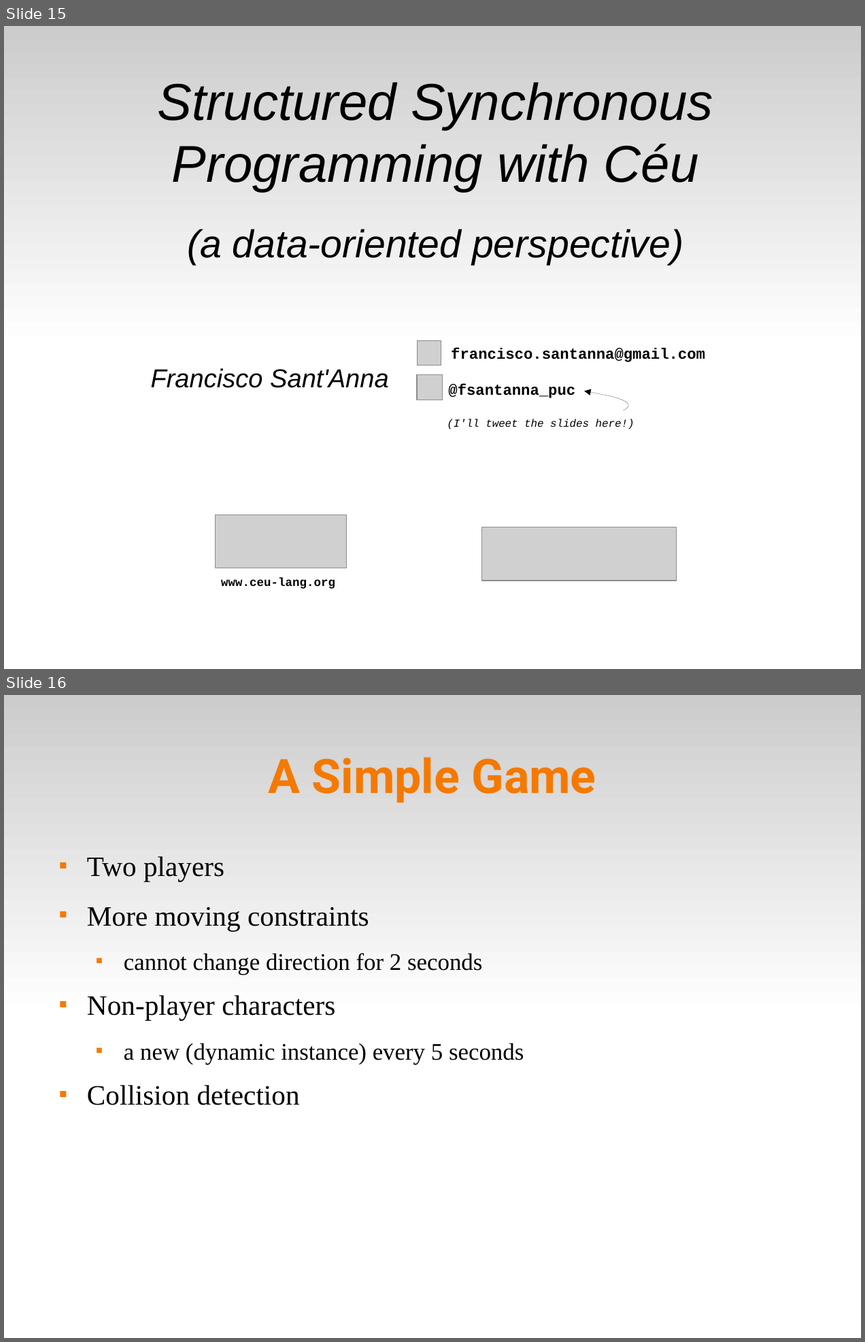
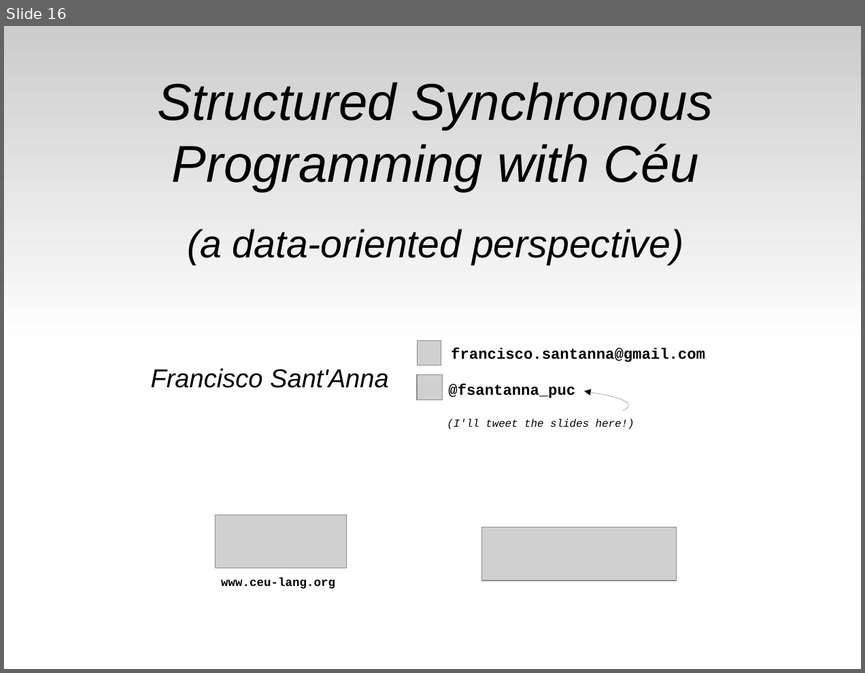
Before and after one commit to fsantanna-no/ceu-docs, a slide deck: ceu_curryon.odp. Shown one above the other, each under a label of ours: slides 15 and 16 before the commit, slide 16 after it. The pictures are 865x1342 and 865x673 pixels, drawn with LibreOffice and Linux fonts; fonts in the diff are those of the drawing; grey boxes stand for pictures. Boxes give left, top, right and bottom in pixels: in the first picture for what was removed or moved away, otherwise in the second. Text is boxed around its words. In the diff, an @@ line names an element or a change of style, - is before the commit and + after.

```diff
--- a/ceu_curryon.odp
+++ b/ceu_curryon.odp
@@ slide 16 removed at [4, 695, 861, 1338], background #FFFFFF; not listed: 1 template element that a slide beside it also shows @@
@@ title removed at [268, 757, 596, 802] @@
-A Simple Game
@@ text removed at [87, 856, 524, 1105] @@
-■ Two players
-■ More moving constraints
-  ■ cannot change direction for 2 seconds
-■ Non-player characters
-  ■ a new (dynamic instance) every 5 seconds
-■ Collision detection
@@ what was slide 15 is now slide 16 @@
```
Also in this commit, not shown: 4 slides changed, 2 slides added, 2 other slides removed, 4 other files.
